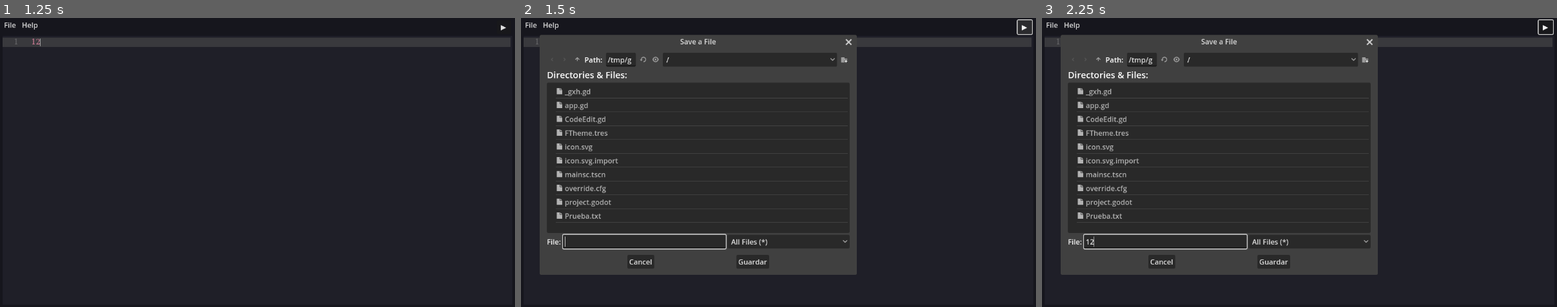
Above: before the commit, frames 1-3 (left to right).
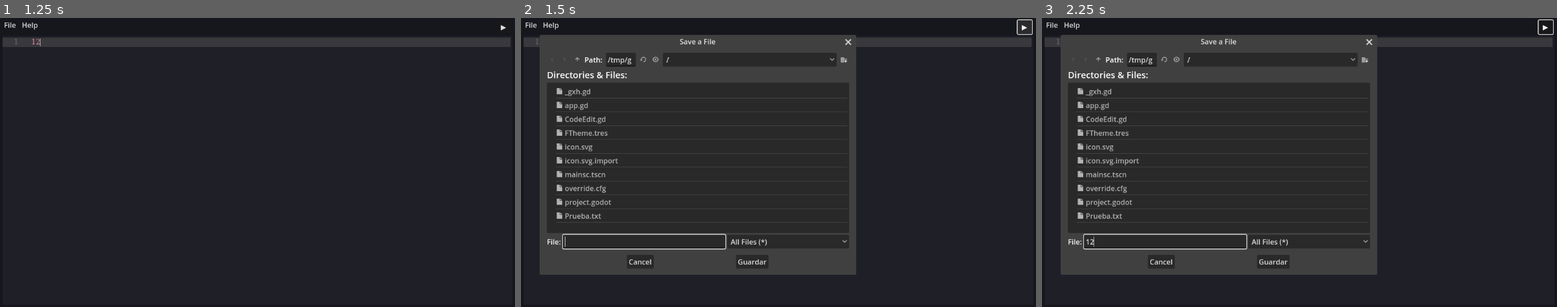
Above: after the commit, the same moments.

Repository: mortalcr/Tronchaeditor
Game: Godot game, scene res://mainsc.tscn
Two runs of this game, one before a commit and one after it. Both use one fixed random seed, a clock stepped at 60 frames per second and the inputs below.
Inputs (mouse positions are in pixels of both pictures, inside the frame that each line leads up to):
- Up to frame 1 (1.25 s): click (257, 171) at 0.52 s; type "12" at 0.6 s
- Up to frame 2 (1.5 s): click "▶" at 1.25 s
- Up to frame 3 (2.25 s): click (1165, 240) at 2.02 s; type "12" at 2.1 s

Frame 1 is identical in both runs. In frame 2, 0.4% of the frame differs, in the area x 21-66%, y 6-89%; in frame 3, 0.4%.
Error before the commit: Unable to iterate on object of type 'Nil'. (res://app.gd:118)
Error after the commit: Unable to iterate on object of type 'Nil'. (res://app.gd:119)

Commit message:
refactor: use minigo compiler from system path

Diff:
--- a/app.gd
+++ b/app.gd
@@ -3,7 +3,7 @@
 var app_name = "Tronchaditor"
 var current_file = "Untitled"
 var edited: bool = false
-#JSON.parse_string(outputest)
+
 func _ready():
 
 	get_tree().set_auto_accept_quit(false)
@@ -54,14 +54,15 @@
 	pass
 
 func _on_open_file_dialog_file_selected(path):
-	var f = FileAccess.open(path,1)
+	var f = FileAccess.open(path, FileAccess.READ)
 	$CodeEdit.text = f.get_as_text()
 	f.close()
 	current_file = path
 	update_window_title()
 
+# TODO: refactor this
 func _on_save_file_dialog_file_selected(path):
-	var f = FileAccess.open(path,2)
+	var f = FileAccess.open(path, FileAccess.WRITE)
 	f.store_string($CodeEdit.text)
 	f.close()
 	edited = false
@@ -74,9 +75,10 @@
 	if path == "Untitled":
 		$SaveFileDialog.popup()
 	else:
-		var f = FileAccess.open(path,2)
+		var f = FileAccess.open(path, FileAccess.WRITE)
 		f.store_string($CodeEdit.text)
 		f.close()
+		edited = false
 		current_file = path
 		update_window_title()
 
@@ -109,14 +111,12 @@
 	save_file()
 	var args = ["-file", current_file, "-json-output"]
 	var output = []
-	var status = OS.execute("C:\\Users\\Dgpn2\\Documents\\minigo\\minigo.exe", PackedStringArray(args), output, true)
-	print(output)
+	# NOTE: this piece of shit will not work unless minigo if found on the system path
+	var status = OS.execute("minigo", PackedStringArray(args), output, true)
 	clear_lines()
 	if status != 0:
-
 		var error_data = JSON.parse_string(output[0])
 		for error in error_data:
 			$CodeEdit.set_line_background_color(error.line -1 ,$CodeEdit.colors.error)
-
 	else:
 		print(output)
